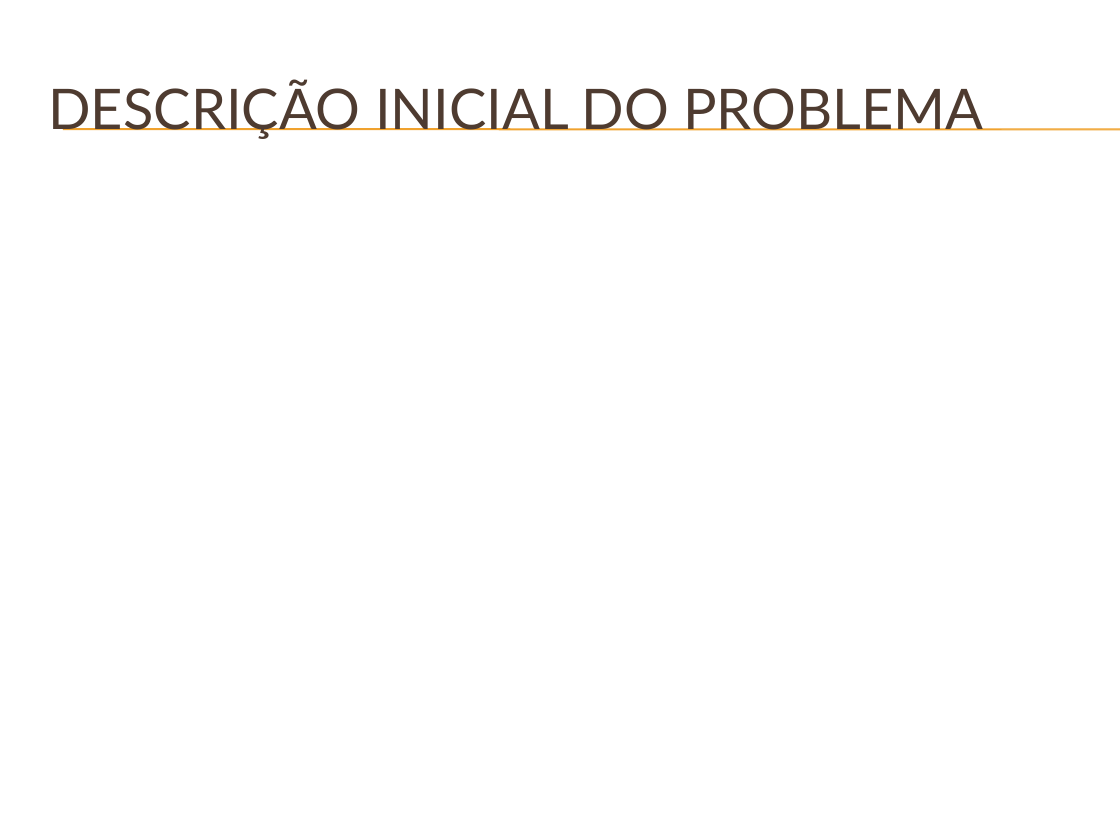
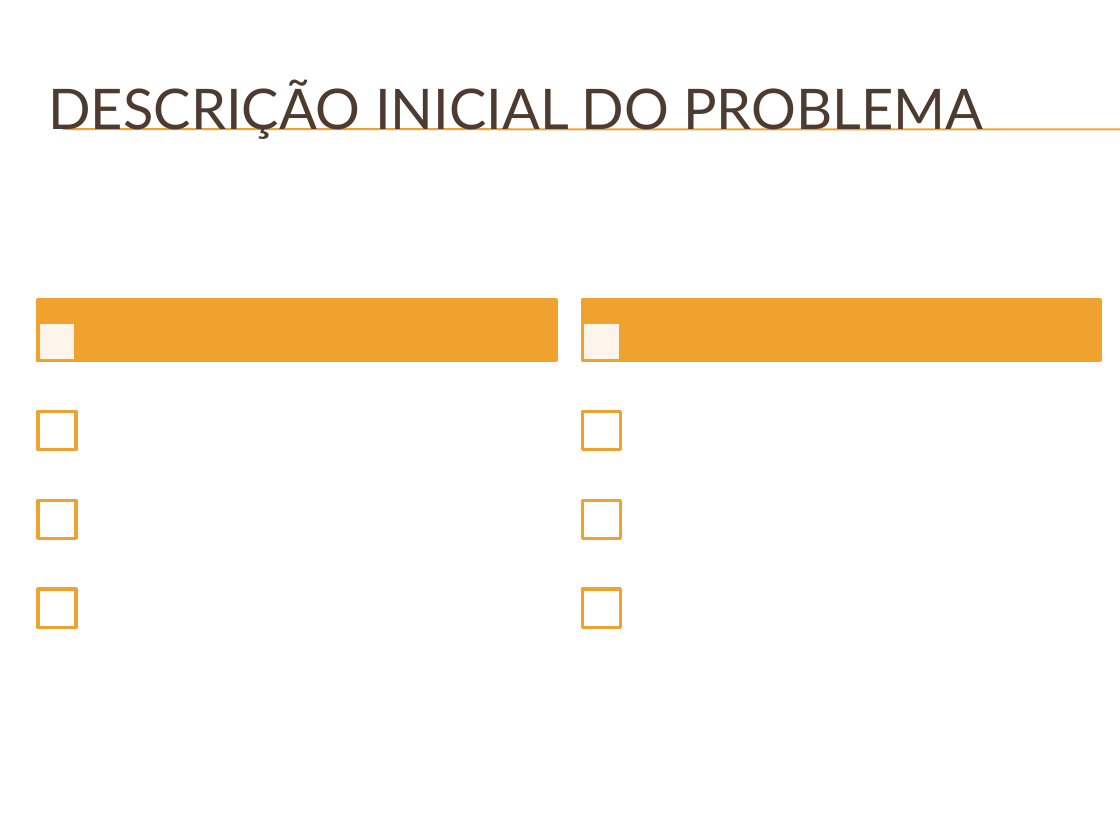
Before and after one commit to Neimarmg/Open_source, a slide deck: slide 4 of SAS/Planejamento/Docs/#3 - Apresentação do projeto.pptx. Drawn at 1120x840 pixels with LibreOffice and Linux fonts; fonts in the diff are those of the drawing; background and template pictures are left out. Boxes give left, top, right and bottom in pixels: in the first picture for what was removed or moved away, otherwise in the second. Text is boxed around its words. In the diff, an @@ line names an element or a change of style, - is before the commit and + after.

```diff
--- a/SAS/Planejamento/Docs/#3 - Apresentação do projeto.pptx
+++ b/SAS/Planejamento/Docs/#3 - Apresentação do projeto.pptx
@@ group added at [38, 300, 1101, 627]: 10 rectangles @@
```
Also in this commit, not shown: 5 other slides changed.
